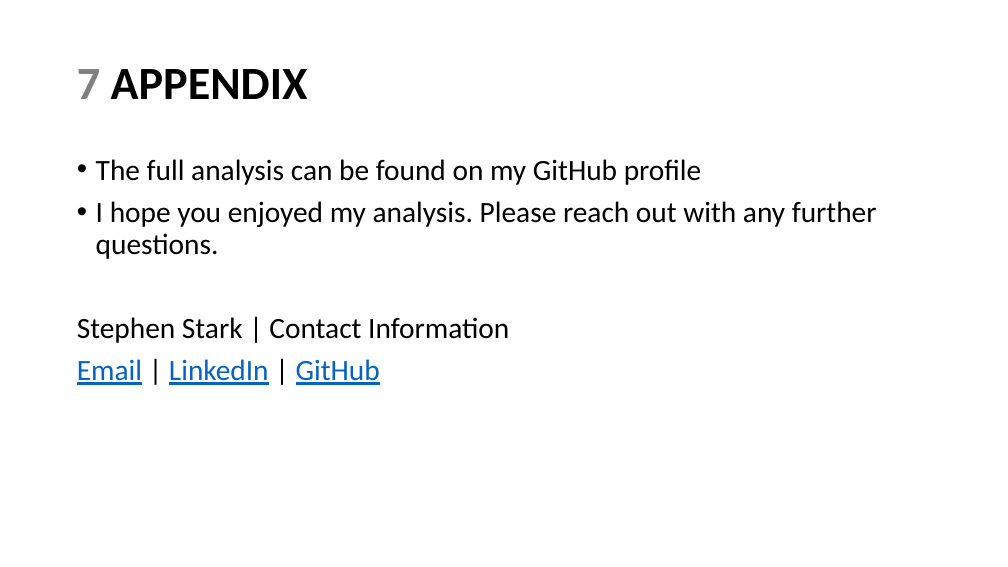
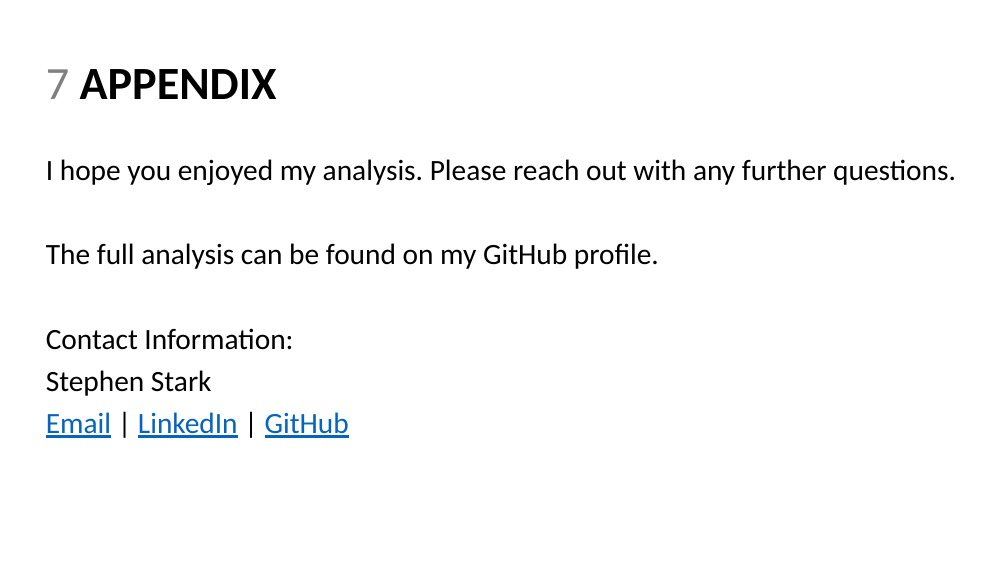
Before and after one commit to sstarkjr/PM_MarketAnalysis, a slide deck: slide 20 of Stephen_Stark_Analysis.pptx (slide 16 before the commit). Drawn at 1008x567 pixels with LibreOffice and Linux fonts; fonts in the diff are those of the drawing. Boxes give left, top, right and bottom in pixels: in the first picture for what was removed or moved away, otherwise in the second. Text is boxed around its words. In the diff, an @@ line names an element or a change of style, - is before the commit and + after.

```diff
--- a/Stephen_Stark_Analysis.pptx
+++ b/Stephen_Stark_Analysis.pptx
@@ title "7 APPENDIX": place and size @@
-title "7 APPENDIX" at [77, 69, 308, 99]
+title "7 APPENDIX" at [46, 69, 277, 99]
@@ title "7 APPENDIX" at [46, 69, 277, 99]: bold off in "7" @@
@@ text "I hope you enjoyed my ...": place and size @@
-text "I hope you enjoyed my ..." at [77, 159, 877, 385]
+text "I hope you enjoyed my ..." at [46, 159, 956, 438]
@@ text at [46, 159, 956, 185]: bullet • to none @@
@@ text at [96, 159, 702, 185]: paragraph removed @@
-• The full analysis can be found on my GitHub profile
@@ text at [46, 243, 659, 396]: text changed @@
-Stephen Stark | Contact Information
+The full analysis can be found on my GitHub profile.
+Contact Information:
+Stephen Stark
```
Also in this commit, not shown: 14 other slides changed, 4 slides added, 5 slides removed, 1 other file.
